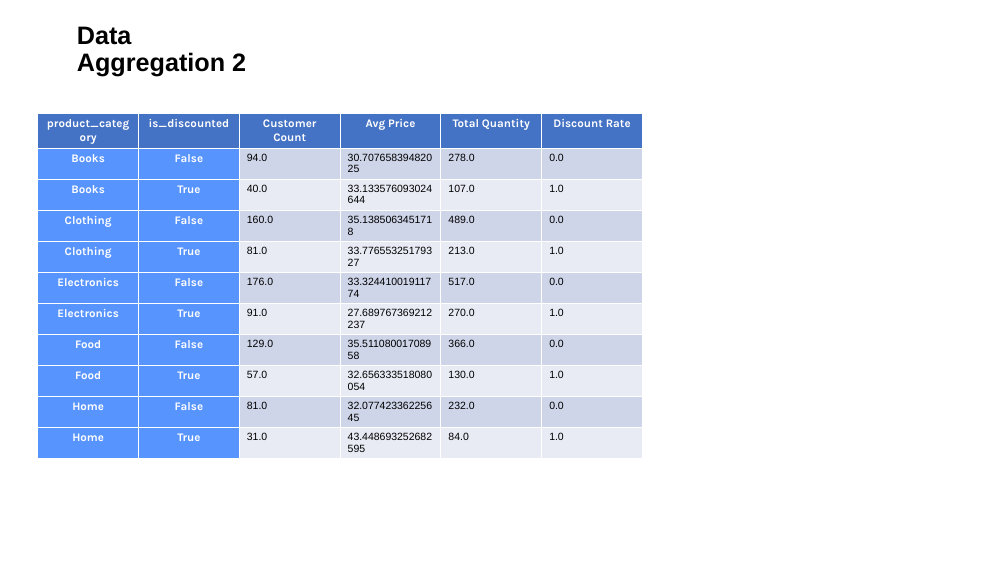
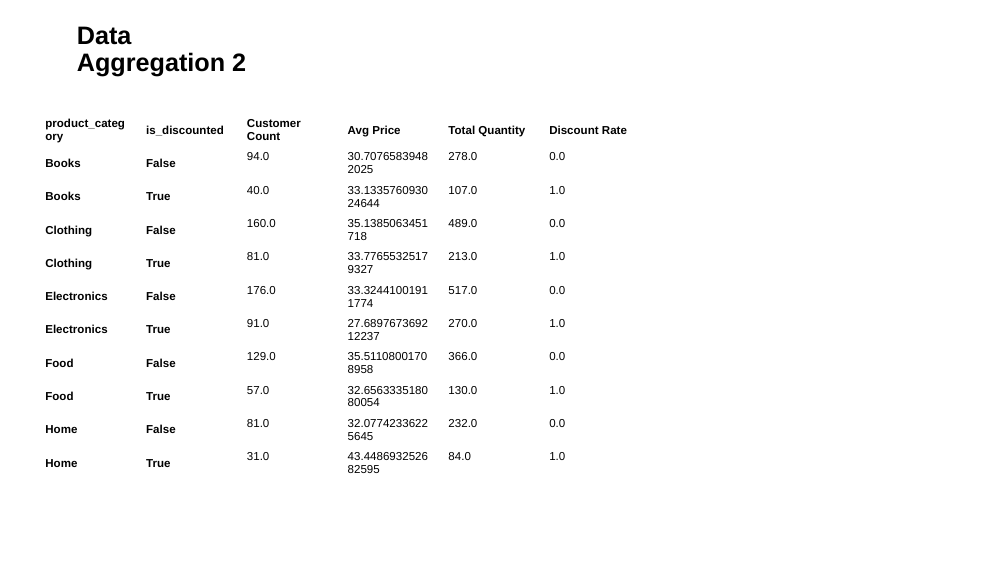
Before and after one commit to toddbenanzer/work_utils2, a slide deck: slide 2 of test.pptx. Drawn at 1008x567 pixels with LibreOffice and Linux fonts; fonts in the diff are those of the drawing. Boxes give left, top, right and bottom in pixels: in the first picture for what was removed or moved away, otherwise in the second. Text is boxed around its words. In the diff, an @@ line names an element or a change of style, - is before the commit and + after.

Commit message:
Update alignment and font settings in presentation configuration

```diff
--- a/test.pptx
+++ b/test.pptx
@@ table at (x1=38, y1=113, x2=641, y2=471) @@
@@ fill #4472C4 to #FFFFFF in row 1 @@
@@ fill #5894FE to #FFFFFF in 20 cells @@
@@ fill #CFD5EA to #FFFFFF in 20 cells @@
@@ fill #E9EBF5 to #FFFFFF in 20 cells @@
@@ font Karla to Arial, text colour #FFFFFF to #000000 in "product_category", "is_discounted", "Customer Count", "Avg Price" and 22 more places @@
@@ size 10 to 11 pt in "94.0", "30.70765839482025", "278.0", "0.0" and 36 more places @@
@@ alignment centre to left @@
```
Also in this commit, not shown: 1 other slide changed, 2 other files.
